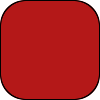
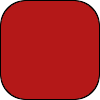
Layers edited between the first and the second 100px x 100px image:
painted on "Sektor Form" over [0, 0, 100, 100]
